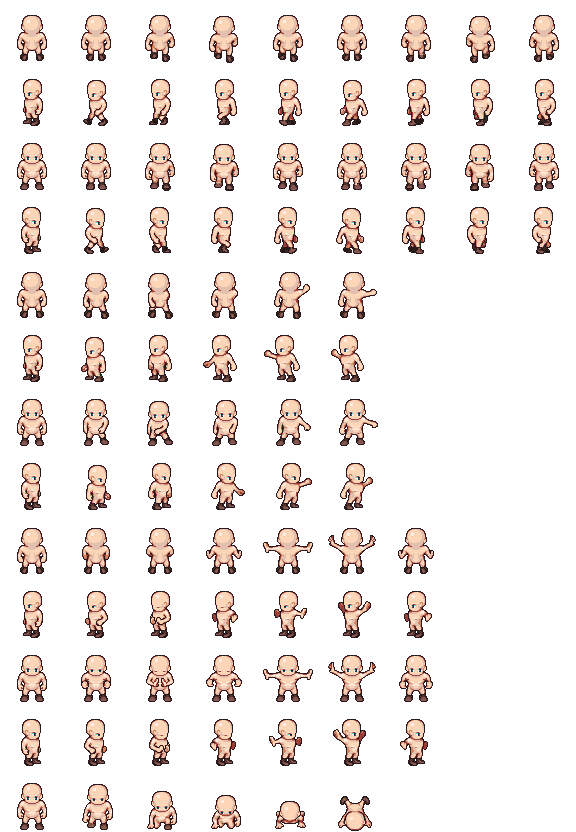
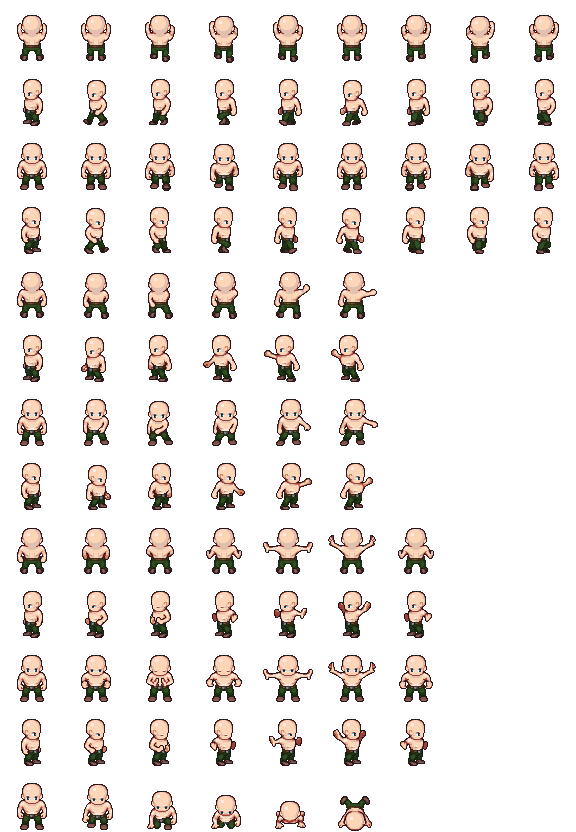
Layered file, before and after one edit (576 x 832). Changes by layer:
renamed "Base" to "Bowtie", hid it, moved it into group "Clothing", painted on it over box(17, 21, 559, 829)
renamed "Bowtie" to "Pants", showed it, moved it above "Shirt", painted on it over box(22, 43, 553, 829)
added layer "Arms" above "Base" over box(17, 21, 559, 41)
renamed "Pants" to "Base", showed it, moved it out of group "Clothing", painted on it over box(17, 21, 559, 829)
